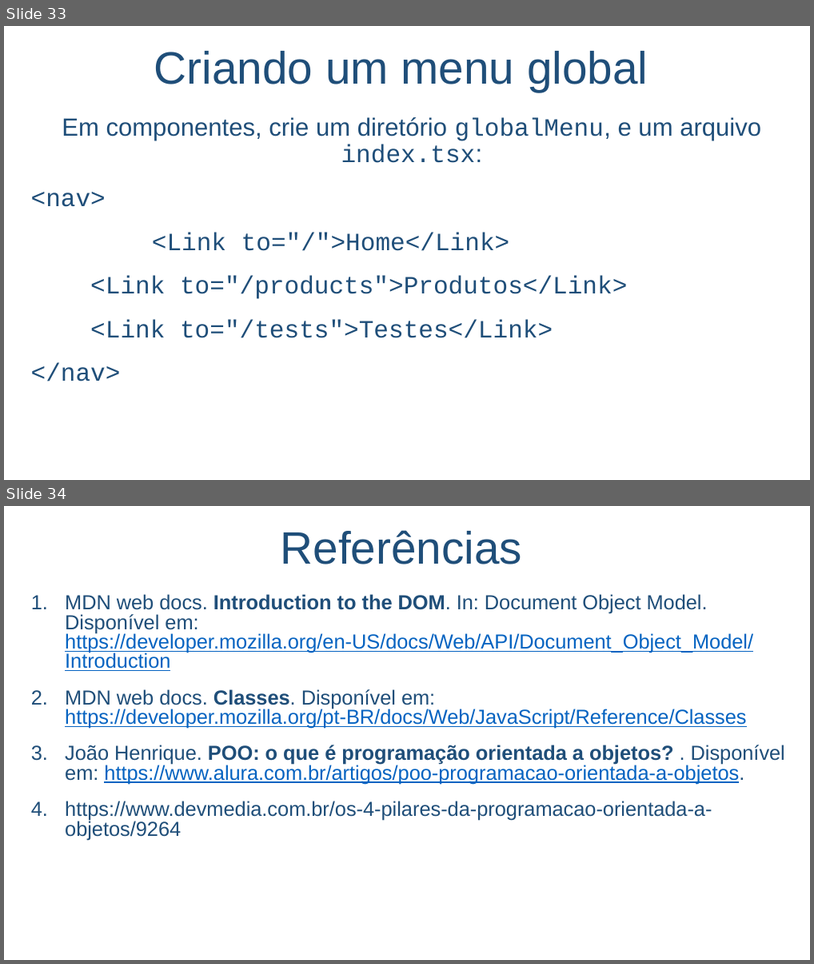
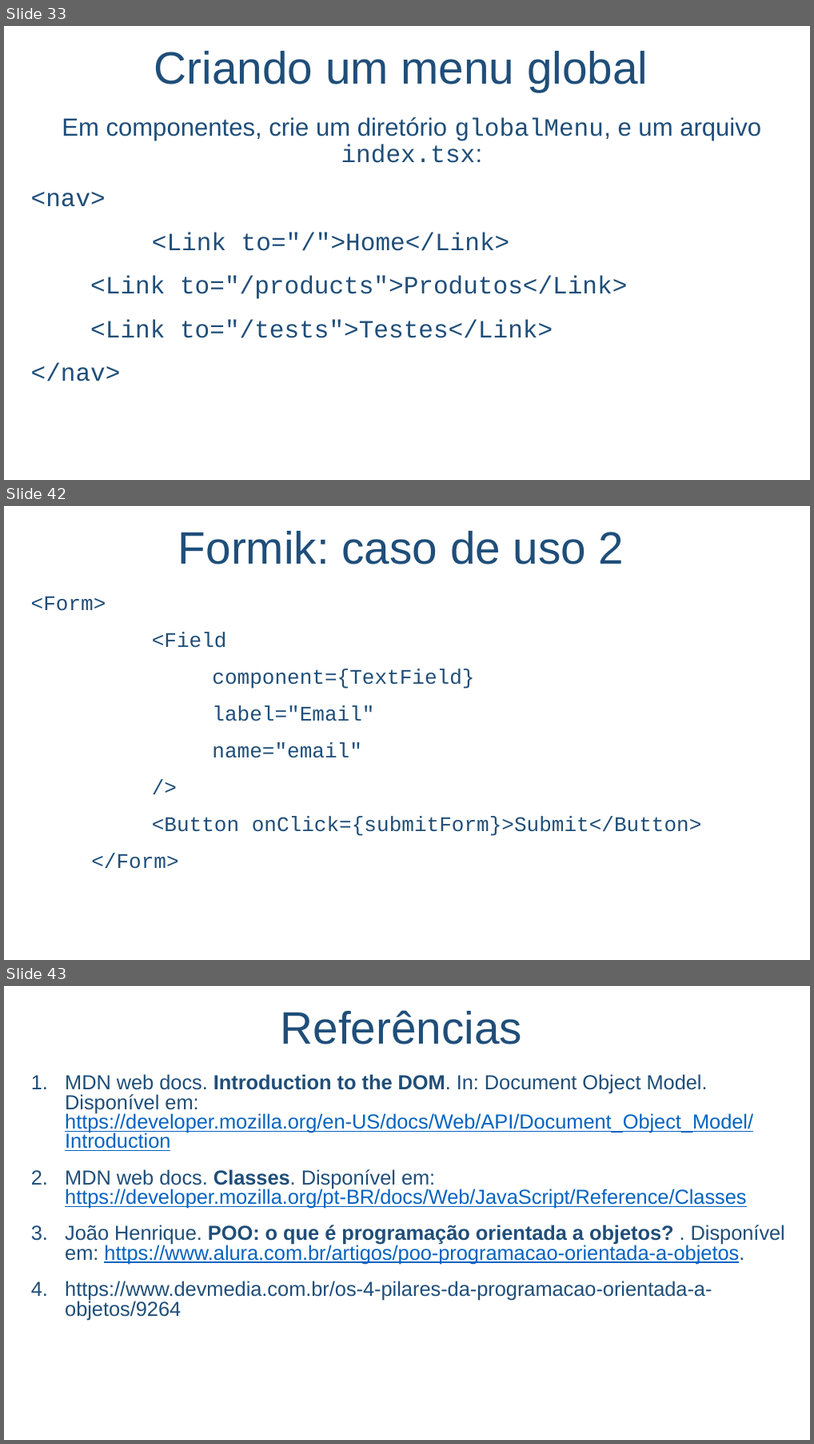
Before and after one commit to salmo-jr/public-slides, a slide deck: React.pptx. Shown one above the other, each under a label of ours: slides 33 and 34 before the commit, slides 33, 42 and 43 after it; the slides between them are not shown. The pictures are 814x964 and 814x1444 pixels, drawn with LibreOffice and Linux fonts; fonts in the diff are those of the drawing; background and template pictures are left out. Boxes give left, top, right and bottom in pixels: in the first picture for what was removed or moved away, otherwise in the second. Text is boxed around its words. In the diff, an @@ line names an element or a change of style, - is before the commit and + after.

```diff
--- a/React.pptx
+++ b/React.pptx
@@ slide 42 added at (x1=4, y1=506, x2=810, y2=960), background picture (left out) @@
@@ text added at (x1=178, y1=531, x2=625, y2=564), 54 pt, text #1F4E79 @@
+Formik: caso de uso 2
@@ text added at (x1=31, y1=596, x2=702, y2=868), 24.8 pt, text #1F4E79 @@
+<Form>
+<Field
+component={TextField}
+label="Email"
+name="email"
+/>
+<Button onClick={submitForm}>Submit</Button>
+</Form>
@@ what was slide 34 is now slide 43 @@
```
Also in this commit, not shown: 1 slide changed, 8 other slides added, 1 other file.
